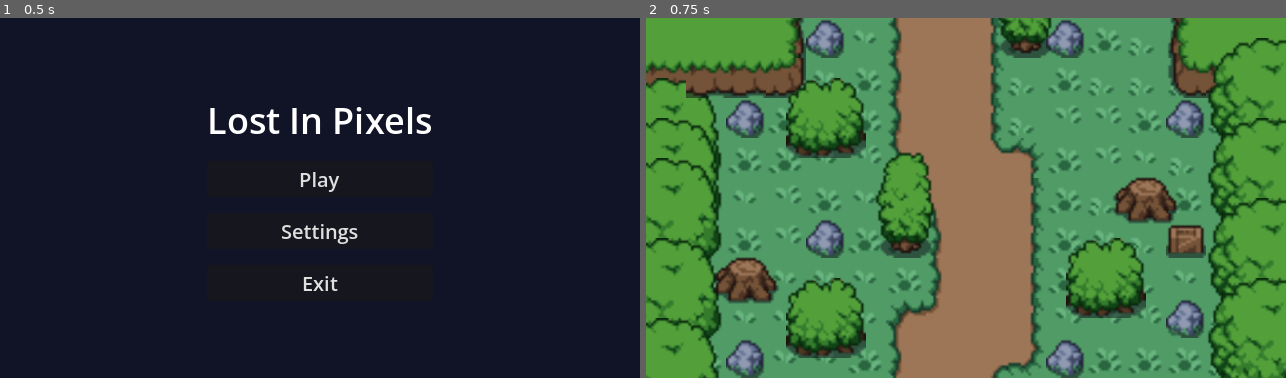
Above: before the commit, frames 1-2 (left to right).
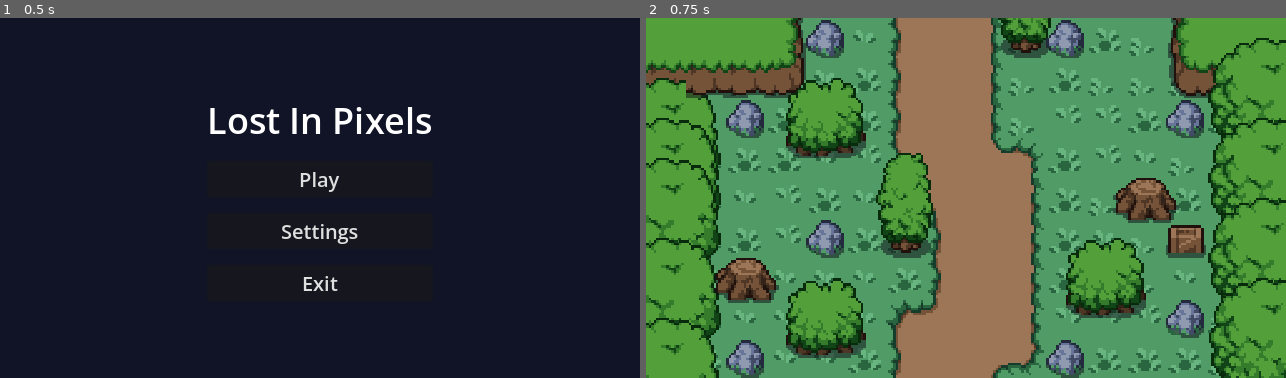
Above: after the commit, the same moments.

Repository: shaazbyte/LostInPixels
Game: Godot game, scene res://scenes/ui/mainmenu.tscn
The game is run twice, just before and just after one commit, with the same random seed, the same clock (stepped at 60 frames per second) and the same inputs.
Inputs:
- Up to frame 1 (0.5 s): no input
- Up to frame 2 (0.75 s): click "Play" at 0.5 s

Frame 1 is identical in both runs. In frame 2, 7.8% of the frame differs, in the area x 0-100%, y 0-100%.

Commit message:
Make character animation

Diff:
--- a/project.godot
+++ b/project.godot
@@ -31,6 +31,7 @@
 
 [rendering]
 
+textures/canvas_textures/default_texture_filter=0
 rendering_device/driver.windows="d3d12"
 renderer/rendering_method="gl_compatibility"
 renderer/rendering_method.mobile="gl_compatibility"
--- a/scenes/level/level_1.tscn
+++ b/scenes/level/level_1.tscn
@@ -266,11 +266,16 @@
 [node name="level1" type="Node2D" unique_id=2097809636]
 
 [node name="ground" type="TileMapLayer" parent="." unique_id=227544406]
+texture_filter = 1
 scale = Vector2(2.5, 2.5)
 tile_map_data = PackedByteArray("AAAPAAIABQADAAAAAAAPAAMABQADAAAAAAAPAAQABQAAAAAAAAAPAAUABQADAAAAAAAPAAYABQADAAAAAAAPAA …(3088 unchanged characters)…
 tile_set = SubResource("TileSet_blkt8")
 
 [node name="decors" type="TileMapLayer" parent="." unique_id=785814558]
+texture_filter = 1
 scale = Vector2(2.5, 2.5)
 tile_map_data = PackedByteArray("AAAAAAQAAAAAAAUAAAAAAAUAAAAAAAUAAAAAAAcAAAAAAAUAAAAAAAkAAAAAAAUAAAAPAAQAAAAAAAUAAAAPAA …(784 unchanged characters)…
 tile_set = SubResource("TileSet_lr0d8")
+
+[node name="CharacterBody2D" type="CharacterBody2D" parent="." unique_id=73712739]
+texture_filter = 1
